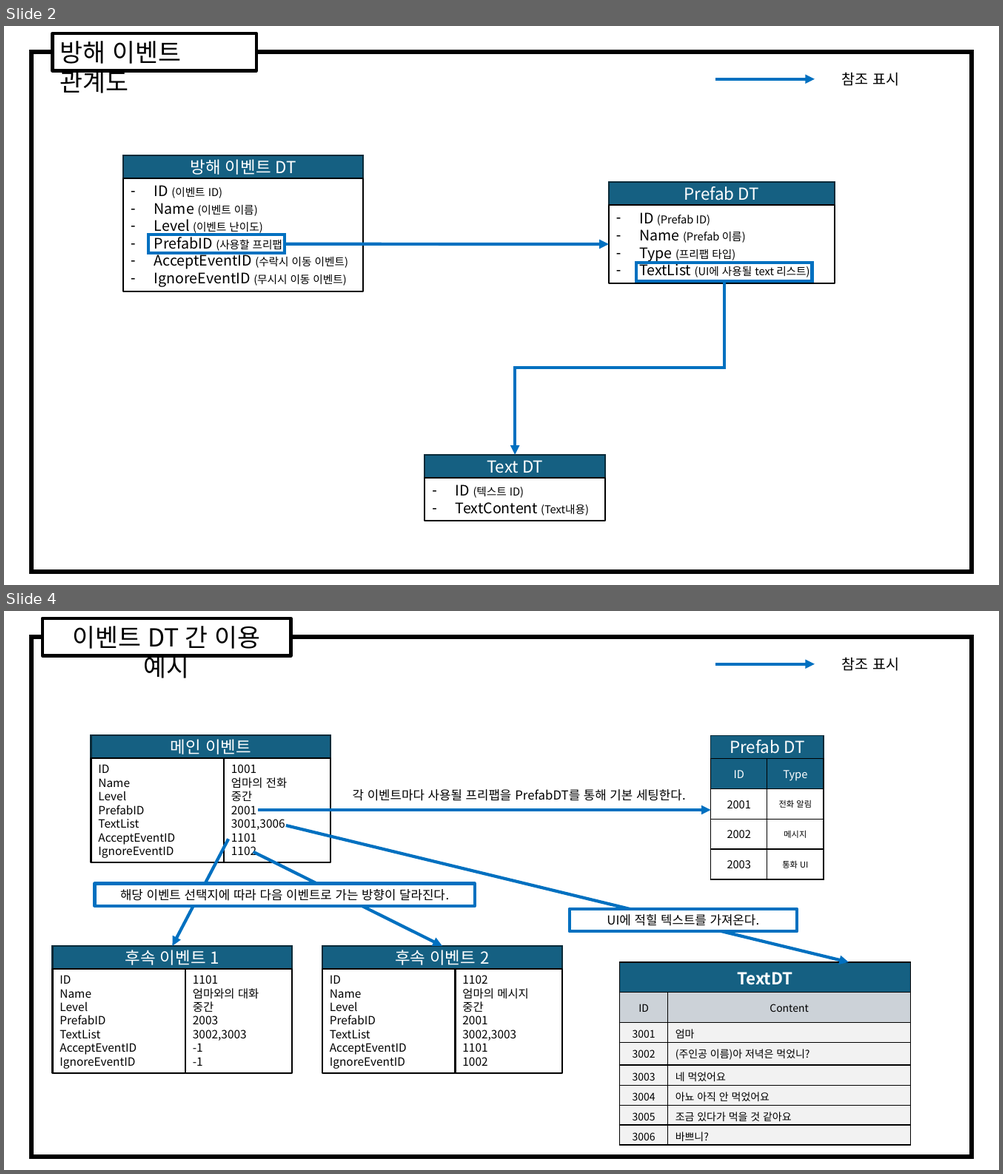
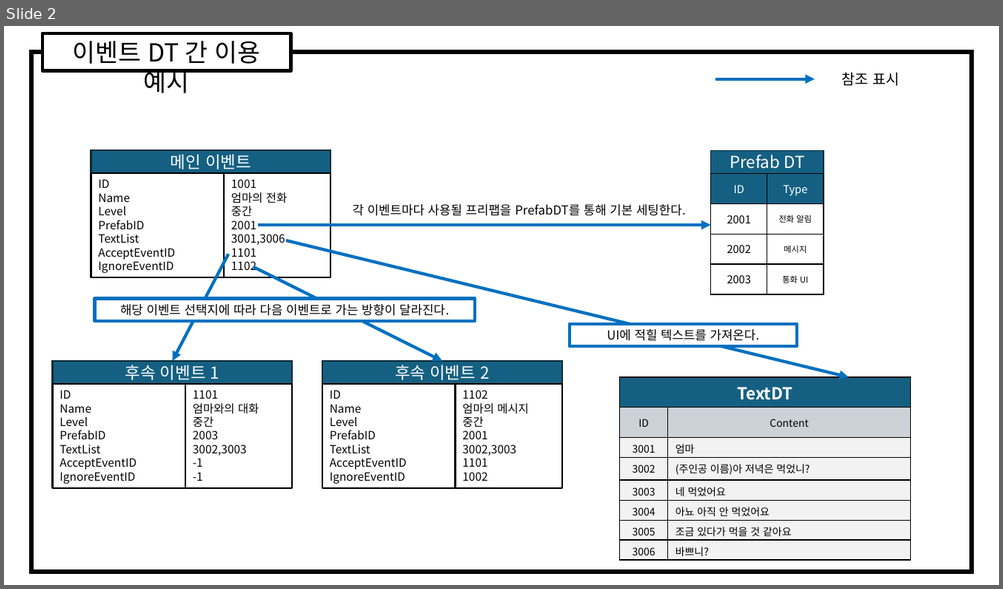
Before and after one commit to weariness00/Mandle_10Minute_Game, a slide deck: document/데이터테이블 문서.pptx. Shown one above the other, each under a label of ours: slides 2 and 4 before the commit, slide 2 after it; the slides between them are not shown. The pictures are 1003x1174 and 1003x589 pixels, drawn with LibreOffice and Linux fonts; fonts in the diff are those of the drawing. Boxes give left, top, right and bottom in pixels: in the first picture for what was removed or moved away, otherwise in the second. Text is boxed around its words. In the diff, an @@ line names an element or a change of style, - is before the commit and + after.

Commit message:
20250213_기획서_update
- 메시지이벤트 스크립트 추가
- ppt수정

```diff
--- a/document/데이터테이블 문서.pptx
+++ b/document/데이터테이블 문서.pptx
@@ slide 2 removed at [4,26,999,585], background #FFFFFF @@
@@ rectangle removed at [53,33,256,70] @@
-방해 이벤트 관계도
@@ rectangle removed at [31,52,972,572] @@
@@ arrow removed from (716, 79) to (814, 79) @@
@@ text removed at [842,72,899,86] @@
-참조 표시
@@ rectangle removed at [123,155,363,178] @@
-방해 이벤트 DT
@@ rectangle removed at [123,178,363,291] @@
-– ID (이벤트 ID)
-– Name (이벤트 이름)
-– Level (이벤트 난이도)
-– PrefabID (사용할 프리팹)
-– AcceptEventID (수락시 이동 이벤트)
-– IgnoreEventID (무시시 이동 이벤트)
@@ rectangle removed at [609,182,834,205] @@
-Prefab DT
@@ rectangle removed at [609,206,834,284] @@
-– ID (Prefab ID)
-– Name (Prefab 이름)
-– Type (프리팹 타입)
-– TextList (UI에 사용될 text 리스트)
@@ rectangle removed at [148,235,284,254] @@
@@ arrow removed from (284, 244) to (609, 244) @@
@@ rectangle removed at [636,263,812,281] @@
@@ elbow arrow removed from (724, 281) to (515, 455) @@
@@ rectangle removed at [425,455,606,478] @@
-Text DT
@@ rectangle removed at [425,478,606,520] @@
-– ID (텍스트 ID)
-– TextContent (Text내용)
@@ what was slide 4 is now slide 2 @@
```
Also in this commit, not shown: 1 slide changed, 2 other files.
